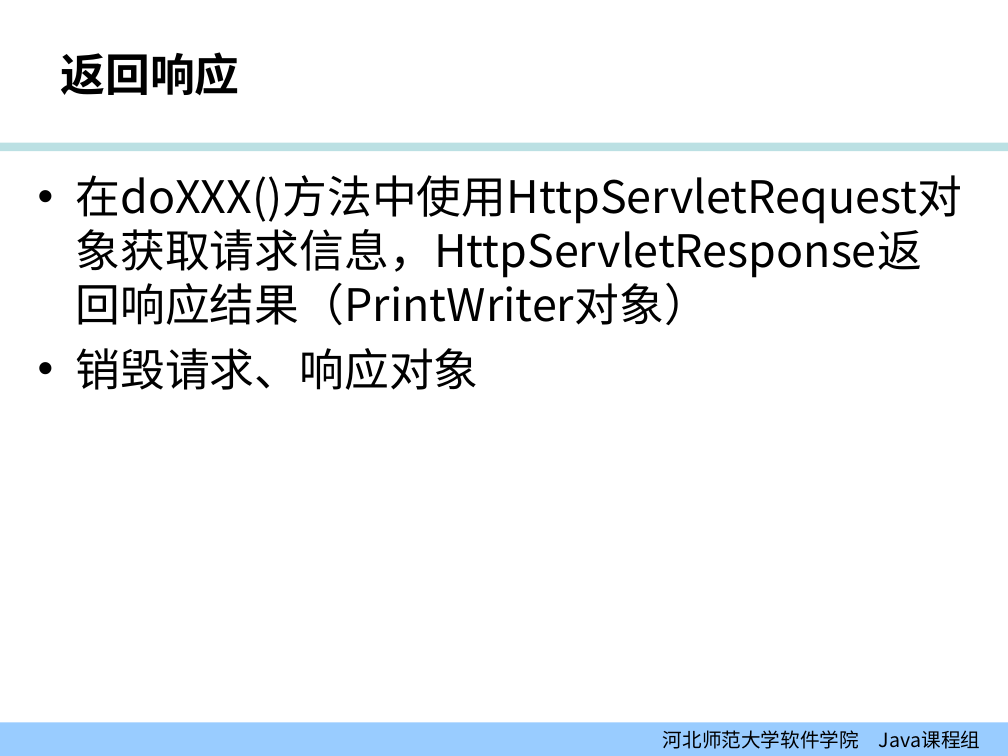
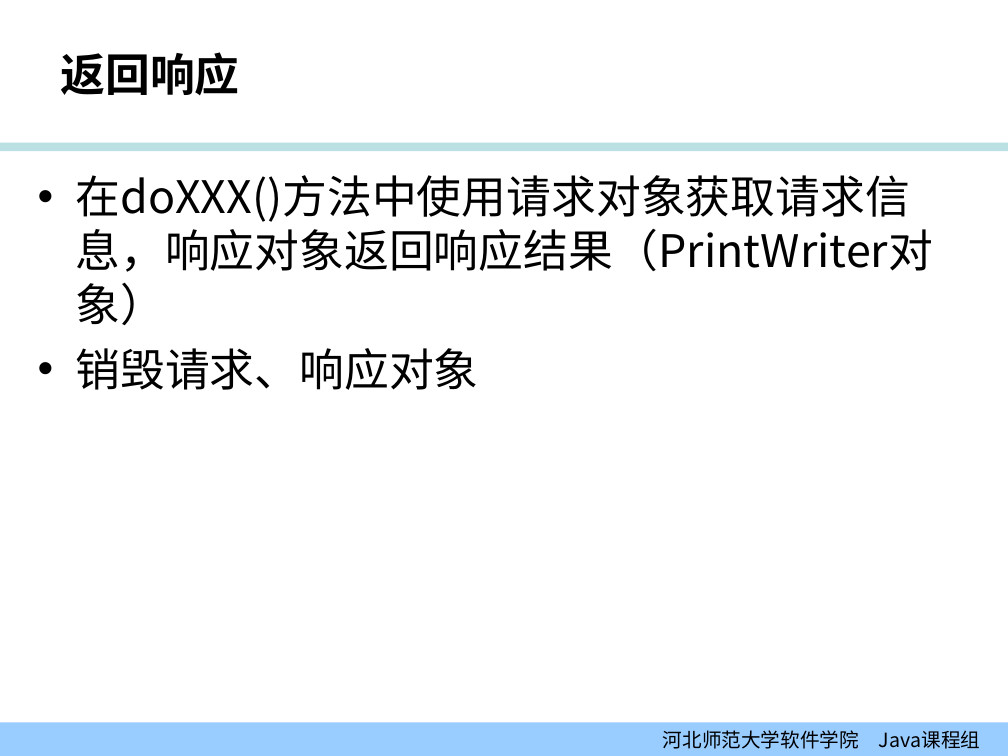
Before and after one commit to edu2act/course-JavaEE, a slide deck: slide 21 of 课程PPT/01-02_Servlet模型（一）.ppt. Drawn at 1008x756 pixels with LibreOffice and Linux fonts; fonts in the diff are those of the drawing; background and template pictures are left out. Boxes give left, top, right and bottom in pixels: in the first picture for what was removed or moved away, otherwise in the second. Text is boxed around its words. In the diff, an @@ line names an element or a change of style, - is before the commit and + after.

```diff
--- a/课程PPT/01-02_Servlet模型（一）.ppt
+++ b/课程PPT/01-02_Servlet模型（一）.ppt
@@ text at [75, 175, 933, 272]: text changed @@
-• 在doXXX()方法中使用HttpServletRequest对象获取请求信息，HttpServletResponse返回响应结果（PrintWriter对象）
+• 在doXXX()方法中使用请求对象获取请求信息，响应对象返回响应结果（PrintWriter对象）
```
Also in this commit, not shown: 10 other slides changed, 3 other files.
